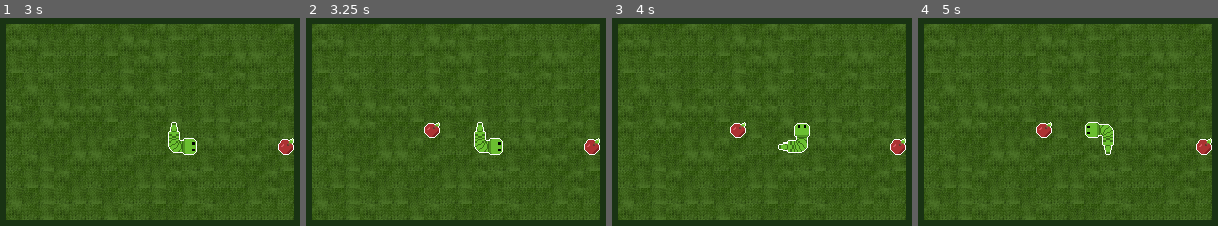
Above: before the commit, frames 1-4 (left to right).
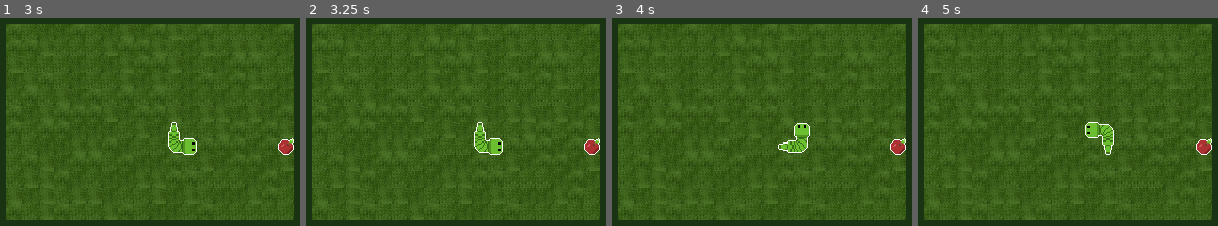
Above: after the commit, the same moments.

Repository: Acanixz/game-dev-train
Game: Godot game, scene res://scenes/level/level.tscn
Same seed, same stepped clock (60 frames per second), same inputs: the game is played once before the commit and once after it.
Inputs:
- Up to frame 1 (3 s): tap Enter at 0.5, 2.75 s; hold D (right) 0.53-1.28 s; tap Space at 1.25 s; hold S (down) 1.28-2.03 s; hold D (right) 2.03-2.78 s; hold W (up) from 2.78 s (still down)
- Up to frame 2 (3.25 s): keep holding W (up)
- Up to frame 3 (4 s): tap Space at 3.5 s; release W (up) at 3.53 s; hold A (left) from 3.53 s (still down)
- Up to frame 4 (5 s): keep holding A (left); tap Enter at 4.25 s

Frame 1 is identical in both runs. In frame 2, 0.3% of the frame differs, in the area x 39-45%, y 50-58%; in frame 3, 0.3%; in frame 4, 0.3%.

Commit message:
Fix: Capped apple spawn
- Apple spawning is now capped to [1,5]

Diff:
--- a/snake/src/scenes/level/level.gd
+++ b/snake/src/scenes/level/level.gd
@@ -30,8 +30,7 @@
 
 func _on_item_timer_timeout() -> void:
 	var completion_rate: float = get_completion_rate()
-	var max_items: float = 1 + (completion_rate * 20)
-	print(max_items)
+	var max_items: float = clamp(completion_rate * 20, 1, 5)
 
 	if $Items.get_used_cells().size() < max_items:
 		add_item()
